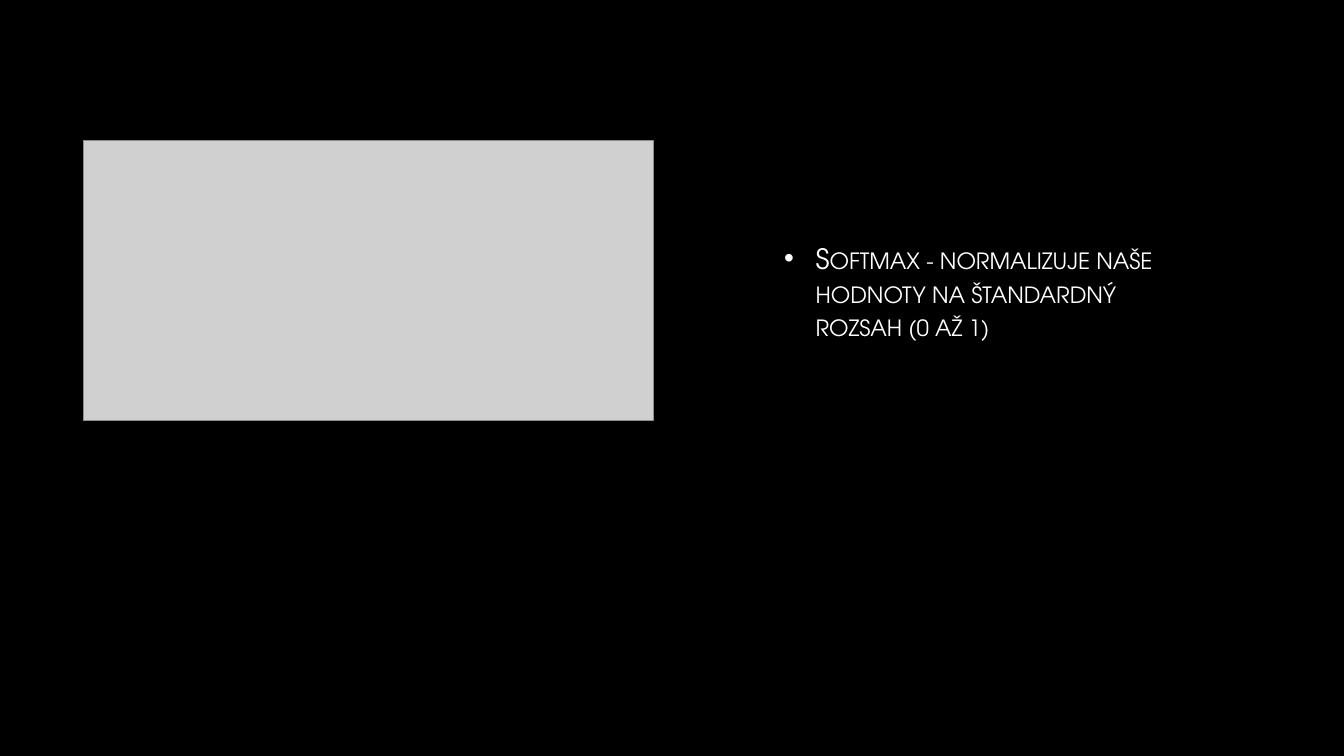
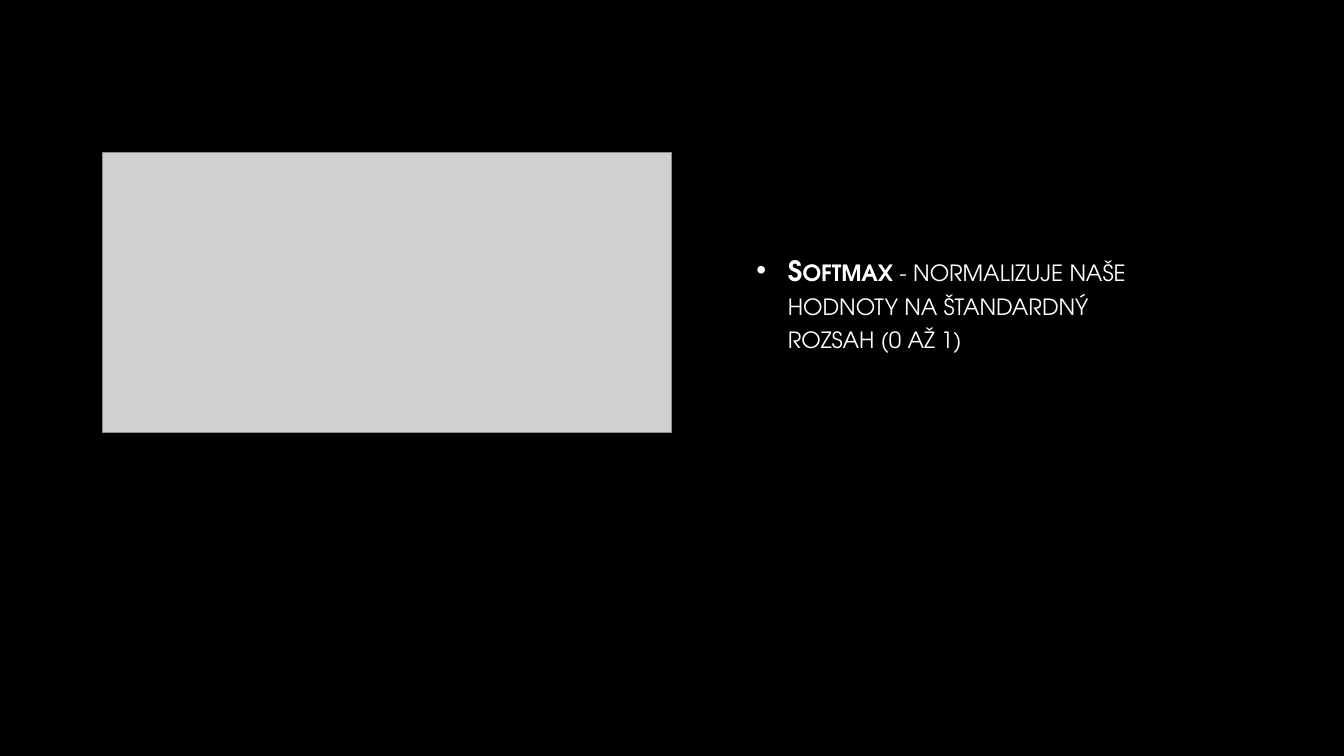
Before and after one commit to MatusVas/Vas_NS2019, a slide deck: slide 10 of Zoo Animal Classification.pptx (slide 8 before the commit). Drawn at 1344x756 pixels with LibreOffice and Linux fonts; fonts in the diff are those of the drawing; grey boxes stand for pictures; background and template pictures are left out. Boxes give left, top, right and bottom in pixels: in the first picture for what was removed or moved away, otherwise in the second. Text is boxed around its words. In the diff, an @@ line names an element or a change of style, - is before the commit and + after.

```diff
--- a/Zoo Animal Classification.pptx
+++ b/Zoo Animal Classification.pptx
@@ picture: place and size @@
-picture at bbox=[84, 141, 653, 421]
+picture at bbox=[102, 152, 671, 433]
@@ text "Softmax - normalizuje naše hodnoty ...": place and size @@
-text "Softmax - normalizuje naše hodnoty ..." at bbox=[816, 248, 1152, 341]
+text "Softmax - normalizuje naše hodnoty ..." at bbox=[788, 260, 1126, 353]
@@ text "Softmax - normalizuje naše hodnoty ..." at bbox=[788, 260, 1126, 353]: bold on in "Softmax" @@
```
Also in this commit, not shown: 11 other slides changed, 3 slides added, 1 slide removed.
